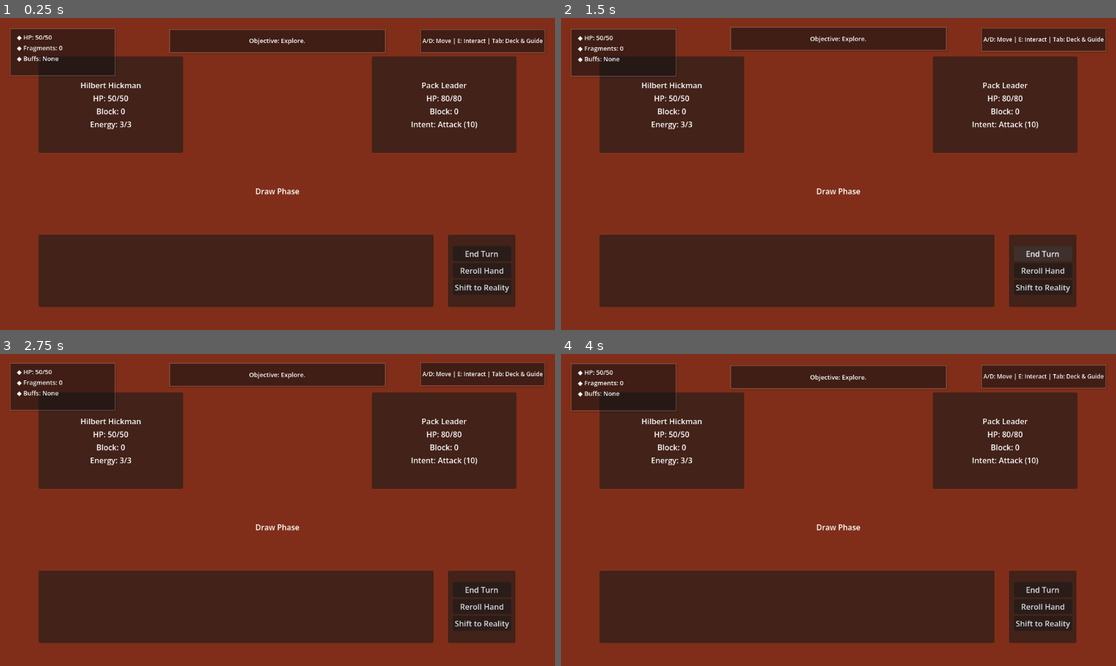
Above: before the commit, frames 1-4 (two rows, left to right).
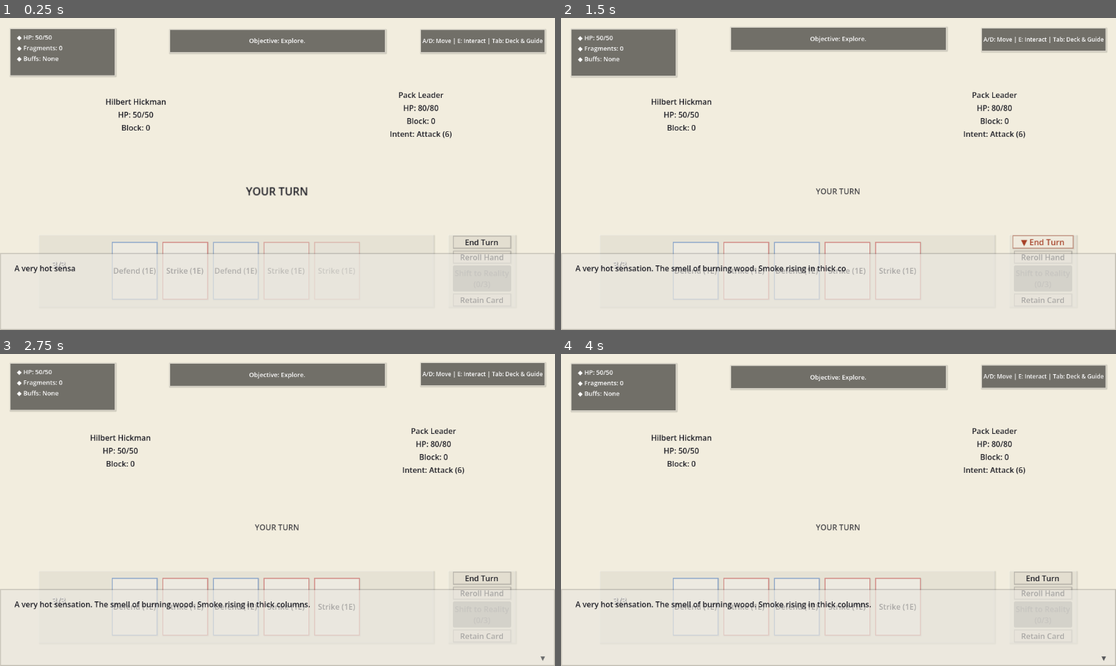
Above: after the commit, the same moments.

Repository: Team-Diospa/Before-The-Colours-Fade
Game: Godot game, scene res://scenes/combat/burning_village.tscn
Two runs of this game, one before a commit and one after it. Both use one fixed random seed, a clock stepped at 60 frames per second and the inputs below. This scene is started directly instead of the project's main scene.
Inputs (mouse positions are in pixels of both pictures, inside the frame that each line leads up to):
- Up to frame 1 (0.25 s): no input
- Up to frame 2 (1.5 s): click (1043, 298) at 0.5 s, where only the run after the commit has a clickable "Retain Card"; click "End Turn" at 1.25 s
- Up to frame 3 (2.75 s): click (133, 606) at 2 s, where only the run after the commit has a clickable "Defend (1E)"
- Up to frame 4 (4 s): click "Reroll Hand" at 2.75 s; click (744, 606) at 3.5 s, where only the run after the commit has a clickable "Strike (1E)"

The runs differ from the first frame. In frame 1, 100% of the frame differs, in the area x 0-100%, y 0-100%; in frame 2, 100%; in frame 3, 100%; in frame 4, 100%.
Error before the commit: Parse Error: There is already a variable named "base_btn_text" declared in this scope. (res://scenes/combat/CombatManager.gd:977)

Commit message:
Fix: Remove redeclared variable base_btn_text in CombatManager

Diff:
--- a/scenes/combat/CombatManager.gd
+++ b/scenes/combat/CombatManager.gd
@@ -973,11 +973,7 @@
 		btn.resized.connect(func(): btn.pivot_offset = btn.size / 2)
 
 		# Set mouse enter/exit: shows description in the main FeedbackLabel, scales up and rotates.
-		# RATIONALE: Keep the [RETAINED] tag on the card button name when hovered.
-		var base_btn_text = card.card_name + " (" + str(card.energy_cost) + "E)"
-		var display_text = base_btn_text
-		if DeckManager.retained_card == card:
-			display_text += " [RETAINED]"
+		# RATIONALE: We reuse the display_text computed at the top of the loop to avoid redeclaration errors.
 		var tilt_angle = deg_to_rad(3.0)
 
 		# Capture a unique hover tween state for this button closure.
Not shown, added: Before the Colours Fade coba gtw ah.exe
